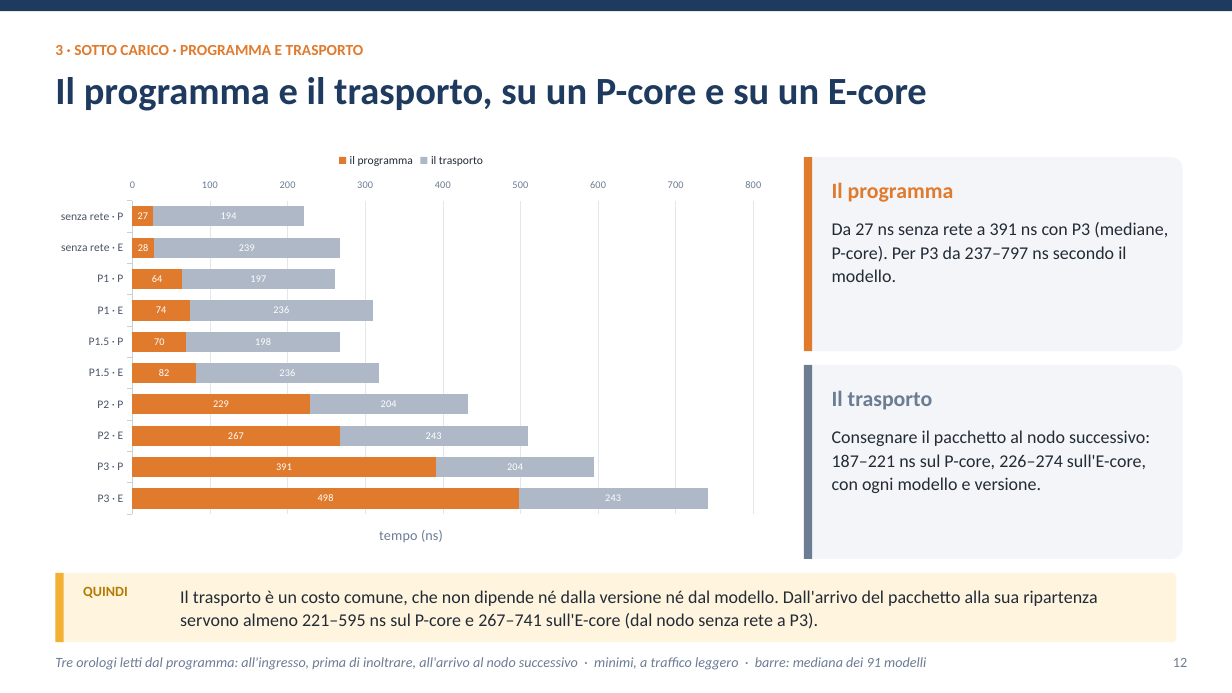
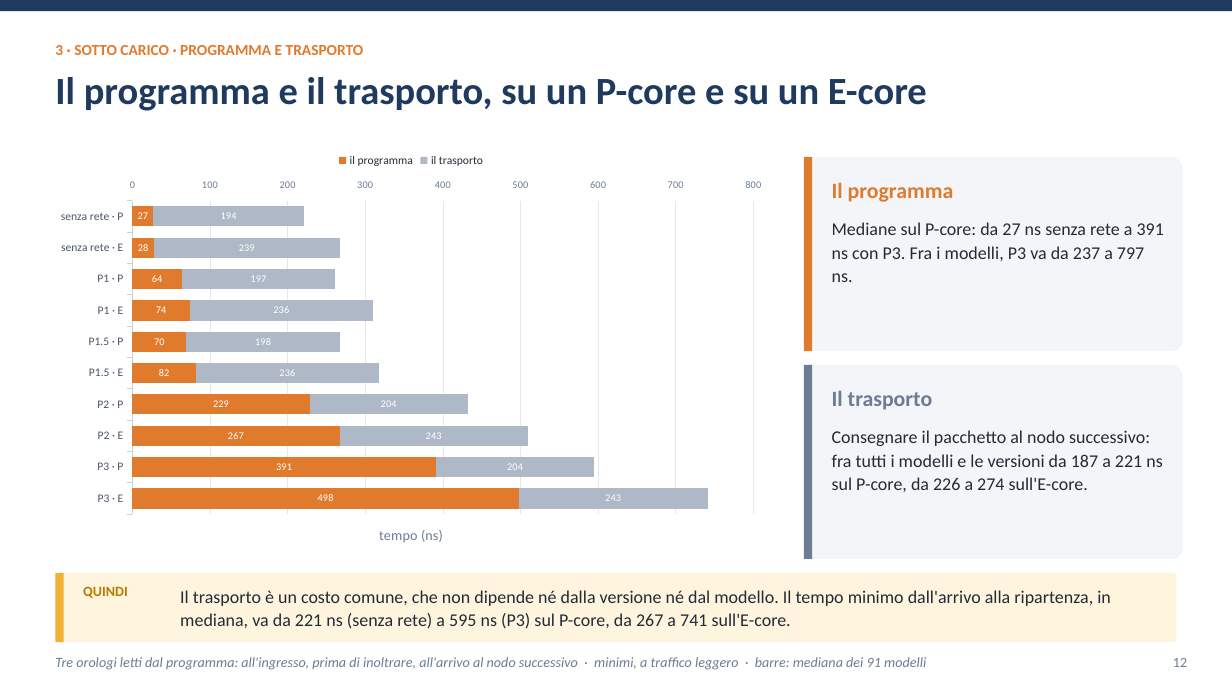
Before and after one commit to ettore-cantile/ipa_lab, a slide deck: slide 12 of docs/Inferenza di una rete neurale nel kernel Linux con eBPF XDP.pptx. Drawn at 1232x693 pixels with LibreOffice and Linux fonts; fonts in the diff are those of the drawing. Boxes give left, top, right and bottom in pixels: in the first picture for what was removed or moved away, otherwise in the second. Text is boxed around its words. In the diff, an @@ line names an element or a change of style, - is before the commit and + after.

```diff
--- a/docs/Inferenza di una rete neurale nel kernel Linux con eBPF XDP.pptx
+++ b/docs/Inferenza di una rete neurale nel kernel Linux con eBPF XDP.pptx
@@ text at (832,222,1164,282): text changed @@
-Da 27 ns senza rete a 391 ns con P3 (mediane, P-core). Per P3 da 237–797 ns secondo il modello.
+Mediane sul P-core: da 27 ns senza rete a 391 ns con P3. Fra i modelli, P3 va da 237 a 797 ns.
@@ text at (832,430,1162,492): text changed @@
-Consegnare il pacchetto al nodo successivo: 187–221 ns sul P-core, 226–274 sull'E-core, con ogni modello e versione.
+Consegnare il pacchetto al nodo successivo: fra tutti i modelli e le versioni da 187 a 221 ns sul P-core, da 226 a 274 sull'E-core.
@@ text at (180,590,1111,629): text changed @@
-Il trasporto è un costo comune, che non dipende né dalla versione né dal modello. Dall'arrivo del pacchetto alla sua ripartenza servono almeno 221–595 ns sul P-core e 267–741 sull'E-core (dal nodo senza rete a P3).
+Il trasporto è un costo comune, che non dipende né dalla versione né dal modello. Il tempo minimo dall'arrivo alla ripartenza, in mediana, va da 221 ns (senza rete) a 595 ns (P3) sul P-core, da 267 a 741 sull'E-core.
```
Also in this commit, not shown: 20 other slides changed, 11 other files.
